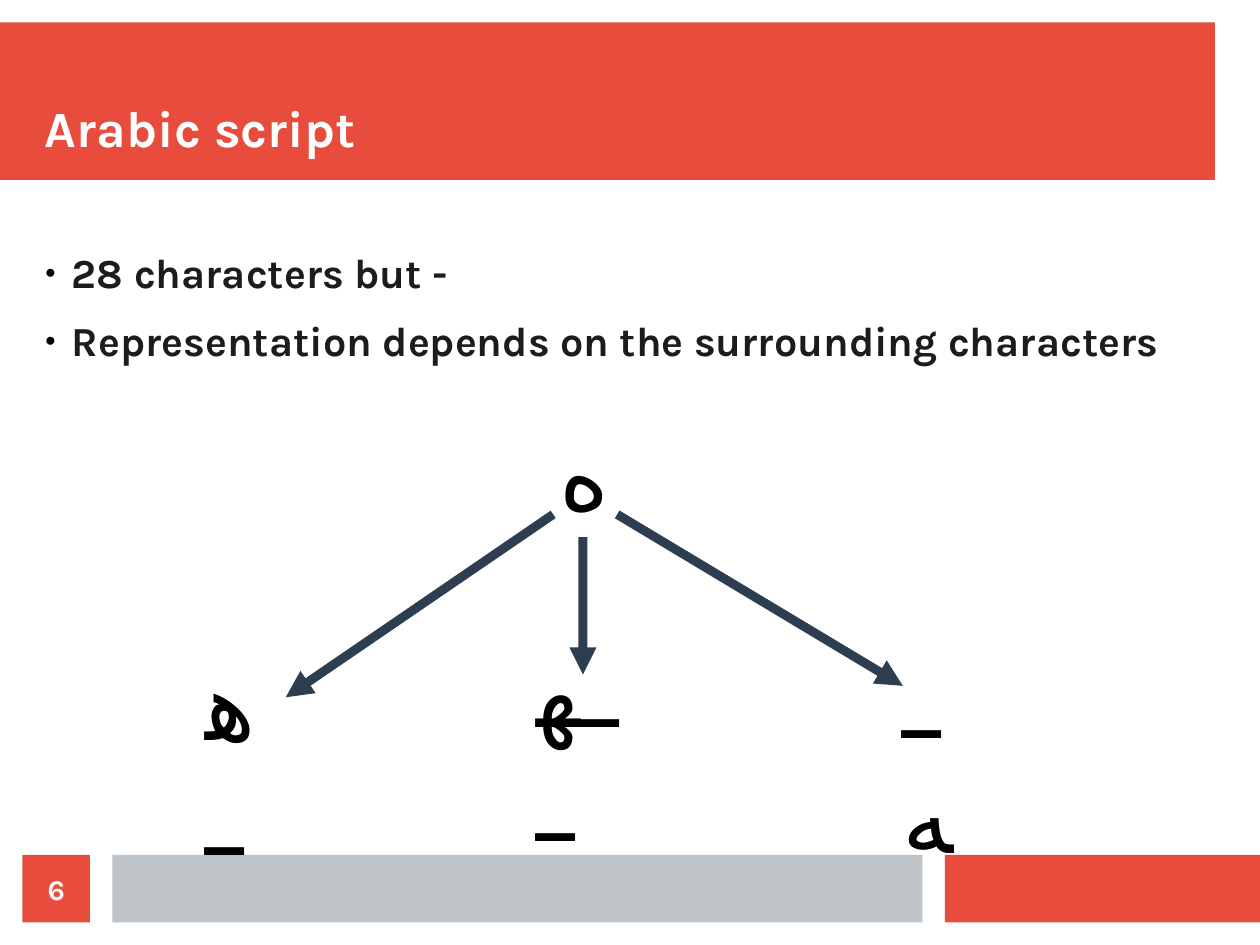
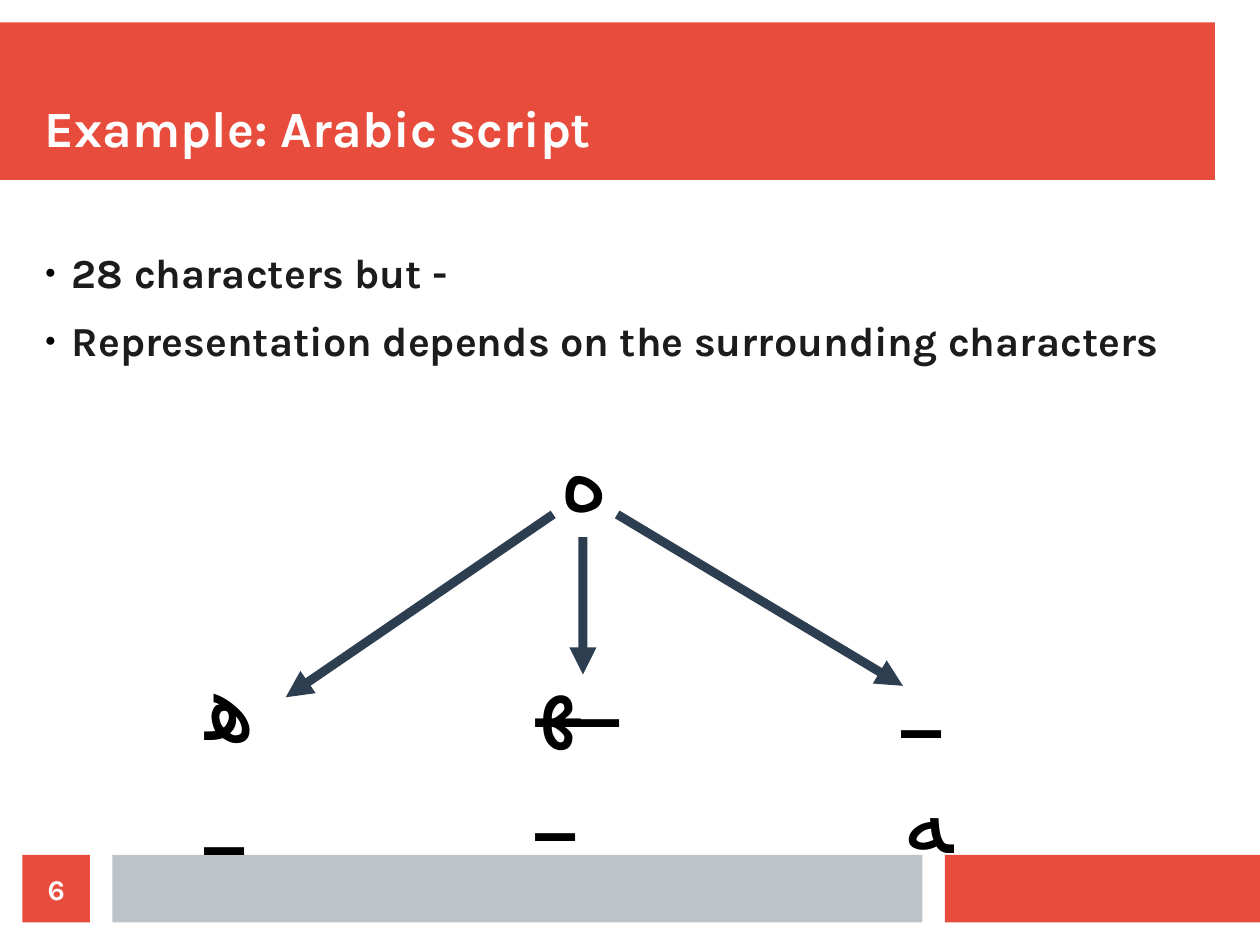
Before and after one commit to CPPUserGroups/Germany-Hamburg, a slide deck: slide 6 of unicode/slides.odp. Drawn at 1260x945 pixels with LibreOffice and Linux fonts; fonts in the diff are those of the drawing. Boxes give left, top, right and bottom in pixels: in the first picture for what was removed or moved away, otherwise in the second. Text is boxed around its words. In the diff, an @@ line names an element or a change of style, - is before the commit and + after.

```diff
--- a/unicode/slides.odp
+++ b/unicode/slides.odp
@@ title at box(45, 111, 591, 159): text changed @@
-Arabic script
+Example: Arabic script
```
Also in this commit, not shown: 4 other slides changed, 8 slides added, 1 slide removed, 2 other files.
